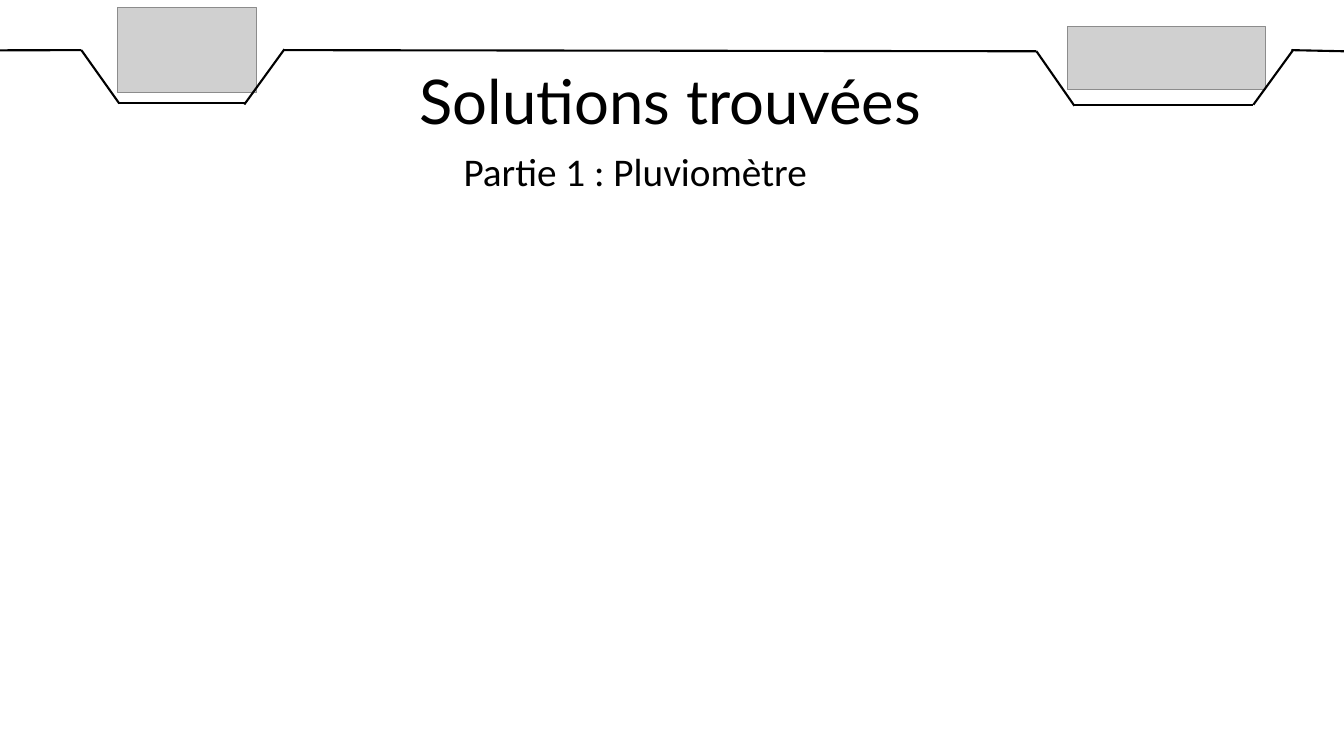
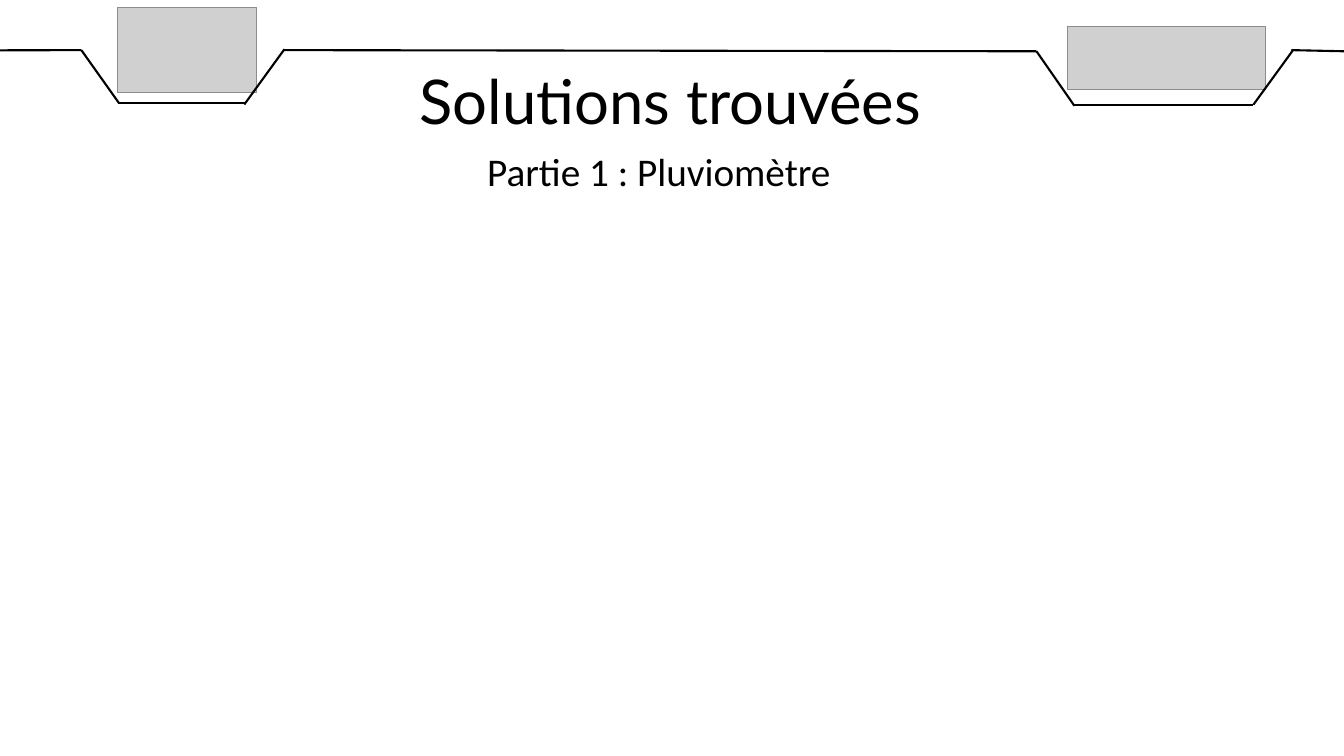
Before and after one commit to DylanChe/SupervisionSerre, a slide deck: slide 12 of oral_projet/revue_2/diaporama_revue_2_dylan.pptx. Drawn at 1344x756 pixels with LibreOffice and Linux fonts; fonts in the diff are those of the drawing; grey boxes stand for pictures. Boxes give left, top, right and bottom in pixels: in the first picture for what was removed or moved away, otherwise in the second. Text is boxed around its words. In the diff, an @@ line names an element or a change of style, - is before the commit and + after.

Commit message:
Ajout partie solution

```diff
--- a/oral_projet/revue_2/diaporama_revue_2_dylan.pptx
+++ b/oral_projet/revue_2/diaporama_revue_2_dylan.pptx
@@ text "Partie 1 : Pluviomètre": place and size @@
-text "Partie 1 : Pluviomètre" at [464, 158, 806, 187]
+text "Partie 1 : Pluviomètre" at [487, 158, 830, 187]
```
Also in this commit, not shown: 1 slide added.
